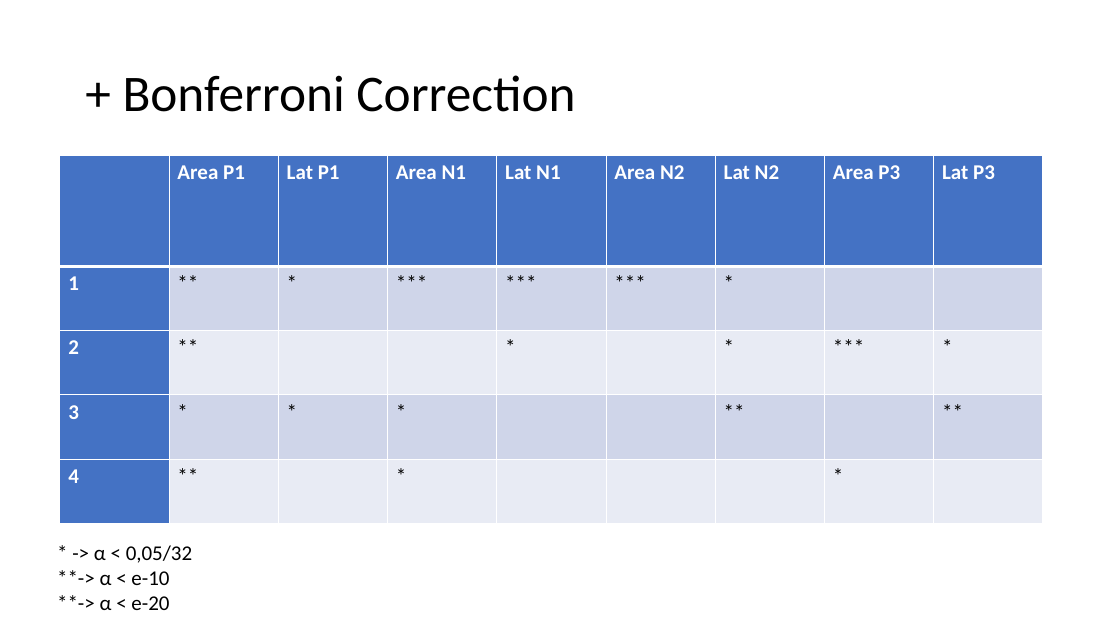
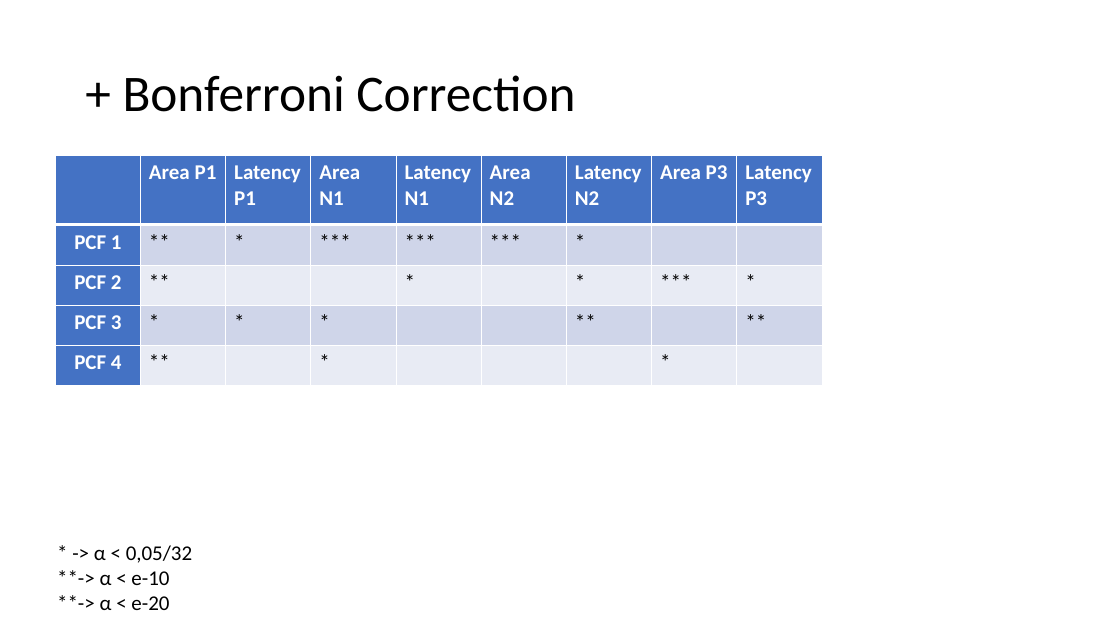
Before and after one commit to jaclaz/FDA-on-visual-ERPs, a slide deck: slide 10 of Results_FDA_x_ERP.pptx. Drawn at 1120x630 pixels with LibreOffice and Linux fonts; fonts in the diff are those of the drawing. Boxes give left, top, right and bottom in pixels: in the first picture for what was removed or moved away, otherwise in the second. Text is boxed around its words. In the diff, an @@ line names an element or a change of style, - is before the commit and + after.

```diff
--- a/Results_FDA_x_ERP.pptx
+++ b/Results_FDA_x_ERP.pptx
@@ table at [55, 155, 819, 386] @@
-row 1:  | Area P1 | Lat P1 | Area N1 | Lat N1 | Area N2 | Lat N2 | Area P3 | Lat P3
+row 1:  | Area P1 | Latency P1 | Area N1 | Latency N1 | Area N2 | Latency N2 | Area P3 | Latency P3
-row 2, column 1: 1
+row 2, column 1: PCF 1
-row 3, column 1: 2
+row 3, column 1: PCF 2
-row 4, column 1: 3
+row 4, column 1: PCF 3
-row 5, column 1: 4
+row 5, column 1: PCF 4
@@ table: place and size @@
-table at [60, 155, 1043, 523]
+table at [55, 155, 819, 386]
```
Also in this commit, not shown: 10 other files.
